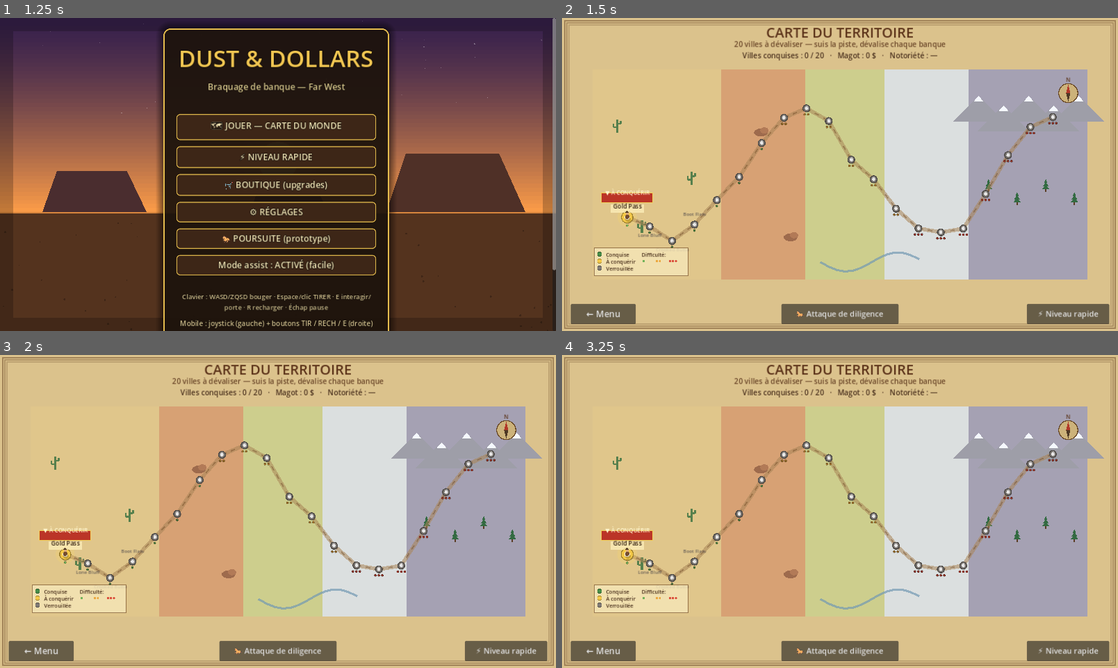
Above: before the commit, frames 1-4 (two rows, left to right).
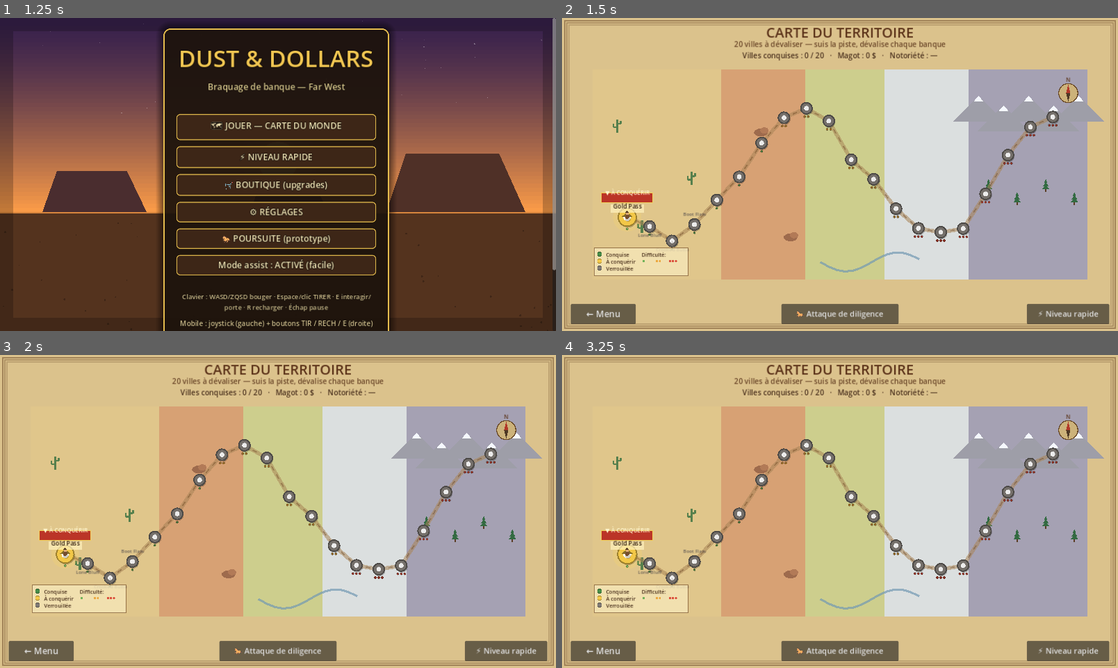
Above: after the commit, the same moments.

Repository: sebadiaz/Cowboys
Game: Godot game, scene res://scenes/Boot.tscn
The game is run twice, just before and just after one commit, with the same random seed, the same clock (stepped at 60 frames per second) and the same inputs.
Inputs (mouse positions are in pixels of both pictures, inside the frame that each line leads up to):
- Up to frame 1 (1.25 s): tap Enter at 0.5 s; move the mouse to (400, 158) at 0.52 s; hold D (move_right) from 0.53 s (still down); hold Space (fire) from 0.53 s (still down); click (400, 158) at 0.67 s
- Up to frame 2 (1.5 s): release D (move_right) at 1.25 s; release Space (fire) at 1.25 s; click "🗺 JOUER — CARTE DU MONDE" at 1.25 s
- Up to frame 3 (2 s): no input
- Up to frame 4 (3.25 s): click (628, 555) at 2.02 s; click "← Carte" at 2.75 s

Frame 1 is identical in both runs. In frame 2, 1.5% of the frame differs, in the area x 10-90%, y 26-74%; in frame 3, 1.5%; in frame 4, 1.5%, in the area x 9-90%, y 26-74%.

Commit message:
Ville/carte: commerces sur le MEME PLAN (intérieurs in-map) + villes de la carte plus grosses/cliquables
Carte du monde:
- Marqueurs de ville plus gros (rayon 16-19 px + petit toit) et cibles tactiles
  74x74 (mobile-friendly).

Ville — entrer dans les commerces SANS changer de décor (sur le même plan):
- Bâtiments entrables (FORGE/DOCTEUR/MAGASIN): collision en 3 murs (front ouvert),
  on entre par la porte depuis la rue.
- Occlusion étendue: quand le joueur est DANS le footprint, le toit/murs passent
  en alpha ~0.18 -> on voit l'intérieur.
- Intérieur dessiné in-map: sol en planches, comptoir, tenancier, accents par
  métier (râteliers/bouteilles/caisses).
- Carte d'achat NON-MODALE ancrée à droite: s'ouvre seule en entrant, se ferme en
  sortant; la ville reste visible derrière (pas de fond noir, pas de scène séparée).
  Achat des upgrades en place. Plus de goto_commerce/scène ShopScreen pour ces 3.
- Vérifié headless: fade 0.18 dedans, carte ouverte, scène reste Town; carte fermée
  dehors. Export web OK.

Diff:
--- a/scripts/town.gd
+++ b/scripts/town.gd
@@ -40,6 +40,11 @@
 var _target_anchor := Vector2.ZERO   # point MONDE où afficher le logo d'action
 var _interact_was := false
 var _action_btn: Button
+var _shopping := false                # boutique ouverte EN OVERLAY (lot intérieurs)
+var _shop_layer: CanvasLayer
+var _shop_cat := ""
+var _shop_rows: VBoxContainer
+var _shop_money: Label
 var _horses: Array[Vector2] = []     # chevaux attachés (décor solide + à monter)
 var _horse_ctrl := HorseController.new()   # monture du joueur (lot 16)
 var _ride_walk := 0.0                # phase de galop (balancement du cavalier)
@@ -271,7 +276,16 @@
 	var foot_rect := Rect2(pos - Vector2(foot.x * 0.5, foot.y * 0.6), foot)
 	_buildings.append({"region": region, "pos": pos, "h": h, "label": label,
 			"tint": tint, "flavor": flavor, "enter": enter, "foot": foot_rect})
-	_foots.append(foot_rect)
+	if enter != "":
+		# Bâtiment ENTRABLE : collision en 3 murs (fond + côtés), FRONT ouvert
+		# (porte) -> on entre depuis la rue sans changer de scène.
+		var t := 16.0
+		var r := foot_rect
+		_foots.append(Rect2(r.position, Vector2(r.size.x, t)))                       # fond
+		_foots.append(Rect2(r.position, Vector2(t, r.size.y)))                       # gauche
+		_foots.append(Rect2(Vector2(r.end.x - t, r.position.y), Vector2(t, r.size.y)))  # droite
+	else:
+		_foots.append(foot_rect)   # bâtiment plein (banque, maison)
 
 
 func _add_prop(region: Rect2, pos: Vector2, h: float) -> void:
@@ -306,6 +320,7 @@
 	# Le déplacement du joueur (collision moteur) est dans _physics_process.
 	if not _entered:
 		_update_interaction()
+		_update_commerce_card()
 	for n in _npcs:
 		NpcAI.update(n, delta, _blocked, _rng)
 	# Chasseurs de primes (lot 14) : traque active si la prime est haute.
@@ -366,10 +381,13 @@
 ## à l'écran tout en étant dessiné par-dessus lui (donc en train de le masquer).
 ## Fonctionne à toutes les rotations (project/depth intègrent déjà le yaw).
 func _occlusion_target(b: Dictionary) -> float:
+	var fr: Rect2 = b["foot"]
+	# ENTRABLE : le joueur est DEDANS -> toit/murs très transparents (on voit l'intérieur).
+	if str(b.get("enter", "")) != "" and fr.has_point(_player_pos):
+		return 0.18
 	# Dessiné AVANT le joueur (derrière lui) -> ne peut pas le masquer.
 	if Iso.depth(b["pos"]) - 40.0 <= Iso.depth(_player_pos):
 		return 1.0
-	var fr: Rect2 = b["foot"]
 	var ps := Iso.project(_player_pos)
 	var corners := [Iso.project(fr.position), Iso.project(Vector2(fr.end.x, fr.position.y)),
 			Iso.project(fr.end), Iso.project(Vector2(fr.position.x, fr.end.y))]
@@ -430,16 +448,21 @@
 				_target_npc = n
 				_near_label = "Parler à %s" % n["name"]
 				_target_anchor = n["pos"]
-		# Commerces : entrer (saloon) ou observer (texte d'ambiance).
+		# Commerces : SALOON s'entre (scène) ; les boutiques (gunsmith/pharmacy/store)
+		# s'explorent au même plan -> pas de prompt E, la carte d'achat s'ouvre seule
+		# quand on est dedans. Les bâtiments d'ambiance affichent leur texte.
 		for b in _buildings:
-			if b["flavor"] == "" and b["enter"] == "":
+			var en := str(b["enter"])
+			if en in ["gunsmith", "pharmacy", "store"]:
+				continue
+			if b["flavor"] == "" and en == "":
 				continue
 			var d := _player_pos.distance_to(b["pos"] + Vector2(0, 60))
 			if d < best:
 				best = d
 				_target_anchor = b["pos"] + Vector2(0, 60)
-				if b["enter"] != "":
-					_target_kind = b["enter"]   # "saloon" | "shop"
+				if en != "":
+					_target_kind = en   # "saloon"
 					_near_label = "Entrer au %s" % b["label"]
 				else:
 					_target_kind = "flavor"
@@ -466,13 +489,142 @@
 	match _target_kind:
 		"bank": _enter_bank()
 		"saloon": GameManager.goto_saloon()
-		"shop", "store": GameManager.goto_commerce("store", _player_pos)
-		"gunsmith": GameManager.goto_commerce("gunsmith", _player_pos)
-		"pharmacy": GameManager.goto_commerce("pharmacy", _player_pos)
 		"npc": _talk(_target_npc)
 		"mount": _mount_nearest_horse()
 		"dismount": _dismount_horse()
 		"flavor": _show_toast(_target_flavor)
+
+
+## Bâtiment-commerce dont le footprint contient le joueur (ou null).
+func _building_inside() -> Variant:
+	for b in _buildings:
+		if str(b.get("enter", "")) in ["gunsmith", "pharmacy", "store"] \
+				and (b["foot"] as Rect2).has_point(_player_pos):
+			return b
+	return null
+
+
+## Carte d'achat NON-MODALE : s'ouvre seule quand on entre dans un commerce,
+## se ferme quand on en sort. La ville reste visible (pas de fond noir, pas de
+## changement de scène) -> rue et intérieurs sur le même plan.
+func _update_commerce_card() -> void:
+	var inside = _building_inside()
+	var cat := ""
+	if inside != null:
+		cat = str(inside["enter"])
+	if cat == "":
+		if _shop_layer != null:
+			_close_commerce()
+		return
+	if _shop_layer == null or _shop_cat != cat:
+		_shop_cat = cat
+		_build_commerce_card()
+
+
+func _close_commerce() -> void:
+	_shopping = false
+	_shop_cat = ""
+	if _shop_layer != null:
+		_shop_layer.queue_free()
+		_shop_layer = null
+
+
+func _build_commerce_card() -> void:
+	if _shop_layer != null:
+		_shop_layer.queue_free()
+	_shopping = true
+	_shop_layer = CanvasLayer.new()
+	_shop_layer.layer = 4
+	add_child(_shop_layer)
+	var root := Control.new()
+	root.set_anchors_preset(Control.PRESET_FULL_RECT)
+	root.mouse_filter = Control.MOUSE_FILTER_IGNORE   # NON-MODAL : la ville reste cliquable
+	root.theme = UiTheme.build()
+	_shop_layer.add_child(root)
+	# Petite carte ancrée à droite (la ville reste visible derrière).
+	var panel := UiTheme.panel()
+	panel.set_anchors_preset(Control.PRESET_CENTER_RIGHT)
+	panel.position = Vector2(-372, 0)
+	panel.grow_vertical = Control.GROW_DIRECTION_BOTH
+	root.add_child(panel)
+	var box := VBoxContainer.new()
+	box.custom_minimum_size = Vector2(330, 0)
+	box.add_theme_constant_override("separation", 8)
+	panel.add_child(box)
+	var titles := {"gunsmith": "🔫 ARMURIER", "pharmacy": "➕ CABINET DU DOC", "store": "🛒 MAGASIN GÉNÉRAL"}
+	box.add_child(UiTheme.title(str(titles.get(_shop_cat, "BOUTIQUE")), 24))
+	_shop_money = UiTheme.title("Magot : %d $" % SaveManager.total_money, 16, Color(0.9, 0.9, 0.6))
+	box.add_child(_shop_money)
+	_shop_rows = VBoxContainer.new()
+	_shop_rows.add_theme_constant_override("separation", 6)
+	box.add_child(_shop_rows)
+	_fill_commerce_rows()
+	var hint := UiTheme.title("Éloigne-toi pour ressortir", 13, Color(0.78, 0.74, 0.6))
+	box.add_child(hint)
+	AudioManager.play("click")
+
+
+func _fill_commerce_rows() -> void:
+	for c in _shop_rows.get_children():
+		c.queue_free()
+	_shop_money.text = "Magot : %d $" % SaveManager.total_money
+	for key in SaveManager.UPGRADE_ORDER:
+		if str(SaveManager.UPGRADE_DEFS[key].get("store", "")) != _shop_cat:
+			continue
+		_shop_rows.add_child(_commerce_row(key))
+
+
+func _commerce_row(key: String) -> Control:
+	var def: Dictionary = SaveManager.UPGRADE_DEFS[key]
+	var lvl := SaveManager.get_level(key)
+	var maxl := SaveManager.max_level(key)
+	var panel := PanelContainer.new()
+	panel.size_flags_horizontal = Control.SIZE_EXPAND_FILL
+	var sb := StyleBoxFlat.new()
+	sb.bg_color = Color(0.14, 0.09, 0.06, 0.92)
+	sb.set_corner_radius_all(8)
+	sb.set_border_width_all(2)
+	sb.border_color = Color(0.5, 0.8, 0.4) if SaveManager.can_buy(key) else Color(0.5, 0.38, 0.22)
+	sb.set_content_margin_all(9)
+	panel.add_theme_stylebox_override("panel", sb)
+	var row := HBoxContainer.new()
+	row.add_theme_constant_override("separation", 12)
+	panel.add_child(row)
+	var info := VBoxContainer.new()
+	info.size_flags_horizontal = Control.SIZE_EXPAND_FILL
+	row.add_child(info)
+	var dots := ""
+	for i in range(maxl):
+		dots += "●" if i < lvl else "○"
+	info.add_child(_ui_lbl("%s  %s" % [str(def["name"]), dots], 16, Color(1, 1, 1)))
+	var desc := _ui_lbl(str(def["desc"]), 12, Color(0.82, 0.78, 0.68))
+	desc.autowrap_mode = TextServer.AUTOWRAP_WORD_SMART
+	desc.custom_minimum_size = Vector2(150, 0)
+	info.add_child(desc)
+	var buy := Button.new()
+	buy.custom_minimum_size = Vector2(96, 48)
+	var cost := SaveManager.next_cost(key)
+	if cost < 0:
+		buy.text = "MAX"
+		buy.disabled = true
+	else:
+		buy.text = "Acheter\n%d $" % cost
+		buy.disabled = not SaveManager.can_buy(key)
+		buy.pressed.connect(func() -> void:
+			if SaveManager.buy(key):
+				AudioManager.play("pickup")
+			_fill_commerce_rows())
+	row.add_child(buy)
+	return panel
+
+
+func _ui_lbl(text: String, fs: int, col: Color) -> Label:
+	var l := Label.new()
+	l.text = text
+	l.add_theme_font_size_override("font_size", fs)
+	l.add_theme_color_override("font_color", col)
+	l.mouse_filter = Control.MOUSE_FILTER_IGNORE
+	return l
 
 
 ## Monte sur le cheval attaché le plus proche (il quitte le râtelier).
@@ -1216,11 +1368,75 @@
 
 ## Bâtiment style "Almería" : murs plâtre/bois, étage + galerie sur poteaux,
 ## volets colorés, parapet, enseigne. Base = empreinte de collision exacte.
+## Intérieur visible in-map (sol bois + comptoir + tenancier + accents métier).
+## `vis` = 0..1 : visibilité (1 = on est dedans, toit transparent).
+func _draw_interior(b: Dictionary, vis: float) -> void:
+	var fr: Rect2 = b["foot"]
+	var U := Vector2(0, -1)
+	var b0 := Iso.project(fr.position)
+	var b1 := Iso.project(Vector2(fr.end.x, fr.position.y))
+	var b2 := Iso.project(fr.end)
+	var b3 := Iso.project(Vector2(fr.position.x, fr.end.y))
+	# Sol en planches.
+	draw_colored_polygon(PackedVector2Array([b0, b1, b2, b3]), _va(Color(0.52, 0.37, 0.22), vis))
+	for k in range(1, 6):
+		var t := float(k) / 6.0
+		draw_line(b0.lerp(b1, t), b3.lerp(b2, t), _va(Color(0.40, 0.28, 0.16), vis * 0.8), 1.0)
+	# Comptoir (bande à ~30-42 % depuis le fond) : face avant + dessus.
+	var fl := b0.lerp(b3, 0.46)
+	var fri := b1.lerp(b2, 0.46)
+	var bl := b0.lerp(b3, 0.32)
+	var br := b1.lerp(b2, 0.32)
+	var ch := 16.0
+	draw_colored_polygon(PackedVector2Array([fl, fri, fri + U * ch, fl + U * ch]), _va(Color(0.34, 0.22, 0.12), vis))
+	draw_colored_polygon(PackedVector2Array([fl + U * ch, fri + U * ch, br + U * ch, bl + U * ch]),
+			_va(Color(0.55, 0.40, 0.24), vis))
+	draw_line(fl + U * ch, fri + U * ch, _va(Color(0.7, 0.55, 0.3), vis), 1.5)
+	# Accents par type de commerce sur le mur du fond (entre b0 et b1, surélevé).
+	var enter := str(b.get("enter", ""))
+	var wall_y := 40.0
+	for j in range(5):
+		var p := b0.lerp(b1, 0.16 + j * 0.17) + U * wall_y
+		match enter:
+			"gunsmith": draw_line(p, p + U * 22.0, _va(Color(0.3, 0.22, 0.14), vis), 3.0)         # râtelier de fusils
+			"pharmacy": draw_circle(p, 4.0, _va([Color(0.5,0.8,0.5),Color(0.8,0.4,0.4),Color(0.5,0.6,0.9)][j % 3], vis))
+			_: draw_rect(Rect2(p - Vector2(7, 7), Vector2(14, 14)), _va(Color(0.5, 0.36, 0.2), vis))  # caisses
+	# Tenancier derrière le comptoir (quand on est bien entré).
+	if vis > 0.45:
+		var keeper := Vector2(fr.get_center().x, fr.position.y + fr.size.y * 0.22)
+		CharacterArt.draw_person(self, Iso.project(keeper), Vector2.DOWN, _keeper_palette(enter),
+				false, false, 0.0, 0.0, 0.0)
+
+
+func _va(c: Color, vis: float) -> Color:
+	return Color(c.r, c.g, c.b, c.a * clampf(vis, 0.0, 1.0))
+
+
+func _keeper_palette(enter: String) -> Dictionary:
+	var coat := Color(0.4, 0.3, 0.2)
+	match enter:
+		"gunsmith": coat = Color(0.35, 0.3, 0.28)
+		"pharmacy": coat = Color(0.85, 0.85, 0.8)
+		"store": coat = Color(0.4, 0.45, 0.3)
+	return {
+		"hat": coat.darkened(0.2), "hat_band": Color(0.4, 0.25, 0.15),
+		"coat": coat, "coat_dark": coat.darkened(0.25),
+		"shirt": Color(0.8, 0.75, 0.6), "pants": Color(0.3, 0.26, 0.2),
+		"skin": Color(0.88, 0.68, 0.5), "bandana": Color(0.7, 0.5, 0.3),
+		"belt": Color(0.2, 0.14, 0.09), "buckle": Color(0.85, 0.75, 0.4),
+		"boots": Color(0.25, 0.17, 0.1), "hair": Color(0.2, 0.14, 0.09),
+	}
+
+
 func _draw_building(b: Dictionary) -> void:
 	if str(b["label"]) == "★ BANQUE ★":
 		_draw_bank(b)
 		return
 	var fr: Rect2 = b["foot"]
+	# Intérieur in-map : dessiné AVANT les murs ; il apparaît à mesure que le toit
+	# devient transparent (alpha = 1 - opacité du bâtiment).
+	if str(b.get("enter", "")) != "" and _fade < 0.92:
+		_draw_interior(b, 1.0 - _fade)
 	var s := _building_style(str(b["label"]))
 	# Occlusion : on fade les couleurs sources ; tout ce qui en dérive (darkened/
 	# lightened) hérite de l'alpha, donc le bâtiment devient transparent d'un coup.
--- a/scripts/world_map.gd
+++ b/scripts/world_map.gd
@@ -6,7 +6,7 @@
 ## séquentiel. UI construite en code (desktop + mobile tactile).
 
 const MARGIN := Vector2(0.055, 0.165)    # marges normalisées autour de la zone carte
-const TAP := Vector2(48.0, 48.0)         # cible tactile par ville
+const TAP := Vector2(74.0, 74.0)         # cible tactile par ville (grosse = mobile-friendly)
 
 var _t := 0.0
 var _btns: Array[Dictionary] = []        # { "idx", "btn" }
@@ -183,23 +183,29 @@
 	var done := idx < SaveManager.towns_unlocked
 	var frontier := idx == SaveManager.towns_unlocked
 	var col: Color
-	var rad := 11.0
+	var rad := 16.0
 	if done:
 		col = Color(0.28, 0.55, 0.28)
 	elif frontier:
 		col = Color(0.95, 0.78, 0.28)
-		rad = 12.0 + sin(_t * 4.0) * 2.0
+		rad = 19.0 + sin(_t * 4.0) * 3.0
 		# Halo pulsé "tu es ici / à conquérir".
-		draw_circle(c, rad + 9.0, Color(1.0, 0.85, 0.35, 0.18))
+		draw_circle(c, rad + 12.0, Color(1.0, 0.85, 0.35, 0.18))
 	elif unlocked:
 		col = Color(0.70, 0.45, 0.22)
 	else:
 		col = Color(0.46, 0.44, 0.42)
-		rad = 8.0
-	draw_circle(c + Vector2(1, 2), rad, Color(0, 0, 0, 0.20))     # ombre
+		rad = 13.0
+	draw_circle(c + Vector2(2, 3), rad, Color(0, 0, 0, 0.22))     # ombre
 	draw_circle(c, rad, col)
-	draw_arc(c, rad, 0, TAU, 20, col.darkened(0.35), 2.0)
-	draw_circle(c, rad * 0.45, Color(1, 1, 1, 0.85))
+	draw_arc(c, rad, 0, TAU, 24, col.darkened(0.35), 3.0)
+	draw_circle(c, rad * 0.42, Color(1, 1, 1, 0.9))
+	# Petit toit/bâtiment dessiné sur le marqueur (ville reconnaissable).
+	if unlocked:
+		var rf := rad * 0.6
+		draw_colored_polygon(PackedVector2Array([
+			c + Vector2(-rf, -rf * 0.1), c + Vector2(0, -rf * 0.9), c + Vector2(rf, -rf * 0.1)]),
+			col.darkened(0.45))
 	if done:
 		# Petit check.
 		draw_line(c + Vector2(-4, 0), c + Vector2(-1, 4), Color(0.15, 0.35, 0.15), 2.0)
Not shown, changed: CLAUDE.md
